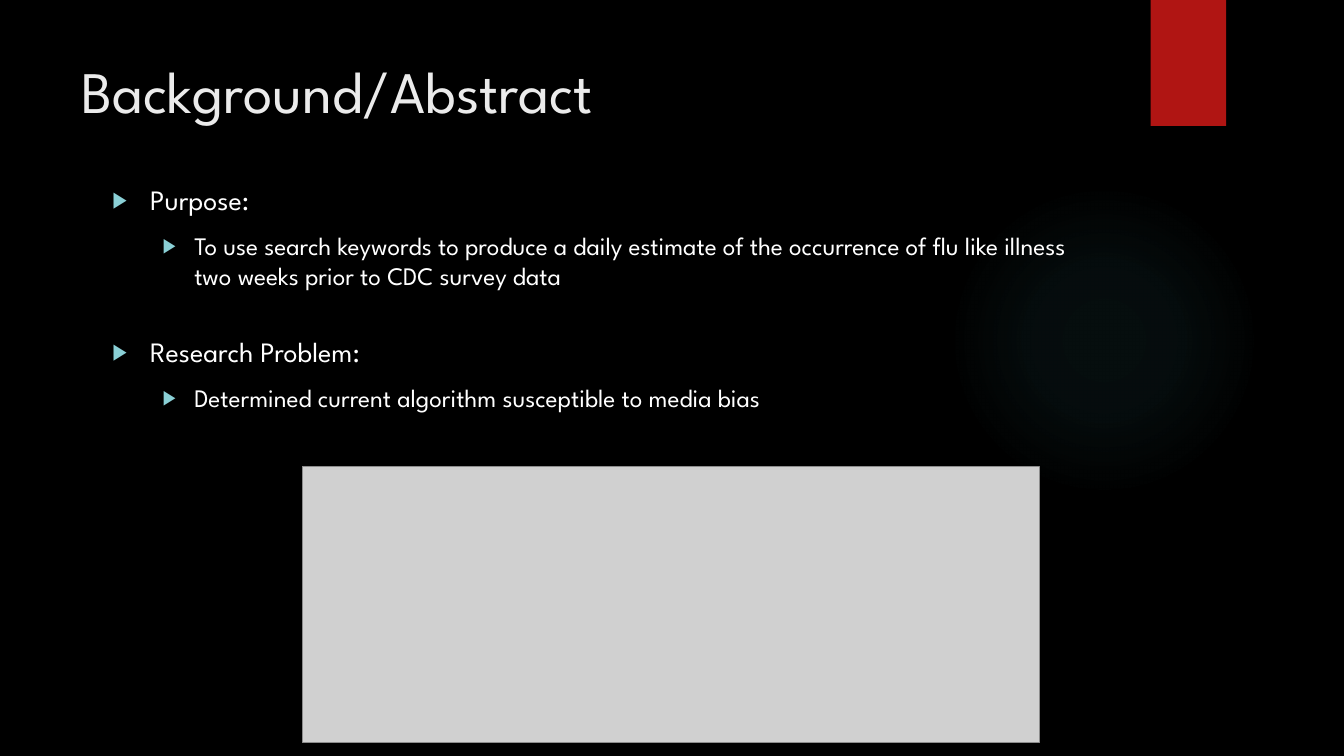
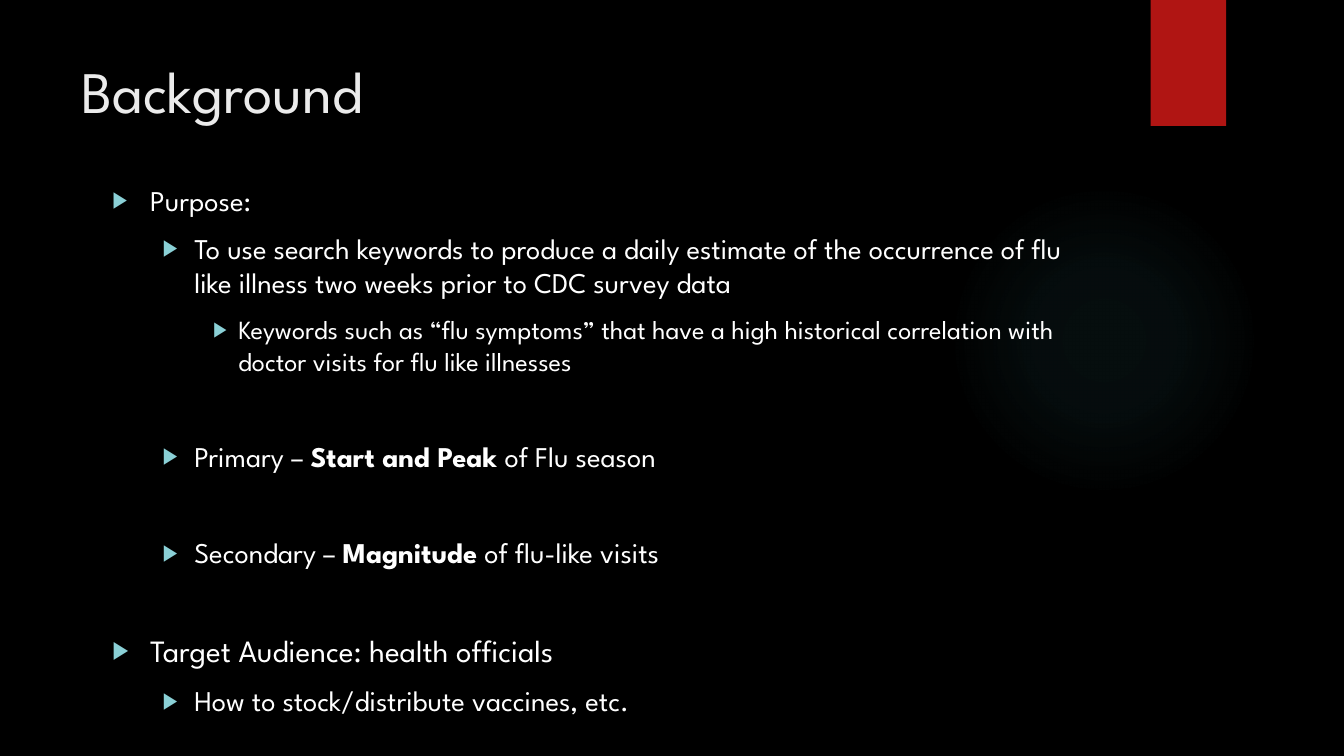
Before and after one commit to Polo08816/DataMining, a slide deck: slide 3 of Article/Google Disease Trends.pptx. Drawn at 1344x756 pixels with LibreOffice and Linux fonts; fonts in the diff are those of the drawing; grey boxes stand for pictures; background and template pictures are left out. Boxes give left, top, right and bottom in pixels: in the first picture for what was removed or moved away, otherwise in the second. Text is boxed around its words. In the diff, an @@ line names an element or a change of style, - is before the commit and + after.

```diff
--- a/Article/Google Disease Trends.pptx
+++ b/Article/Google Disease Trends.pptx
@@ title at <box>81,72,362,126</box>: text changed @@
-Background/Abstract
+Background
@@ text at <box>150,192,1061,299</box>: size 20 to 20.4 pt in "Purpose:"; size 18 to 20.4 pt in "To use search keywords to produce a ..." @@
@@ text at <box>150,320,1053,669</box>: text changed; size 18 to 20.4 pt @@
-▶ Research Problem:
-  ▶ Determined current algorithm susceptible to media bias
+    ▶ Keywords such as “flu symptoms” that have a high historical correlation with doctor visits for flu like illnesses
+  ▶ Primary – Start and Peak of Flu season
+  ▶ Secondary – Magnitude of flu-like visits
+▶ Target Audience: health officials
+  ▶ How to stock/distribute vaccines, etc.
@@ picture removed at <box>302,467,1040,743</box> @@
```
Also in this commit, not shown: 3 other slides changed, 5 slides added, 4 other files.
